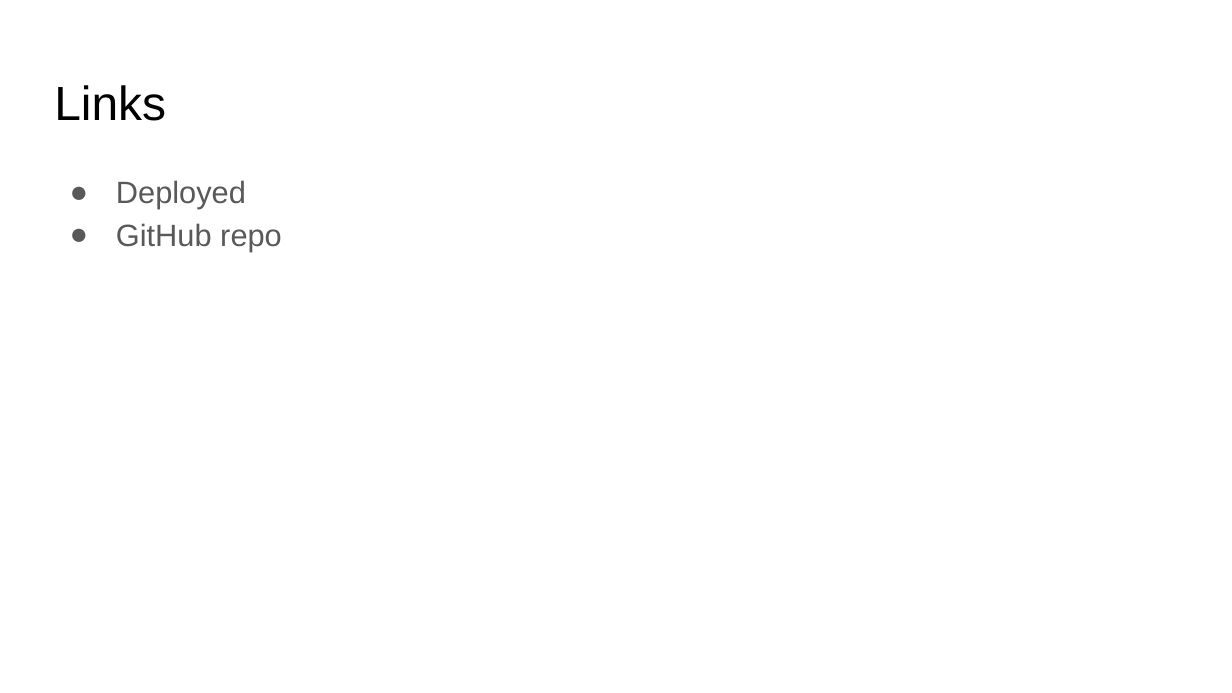
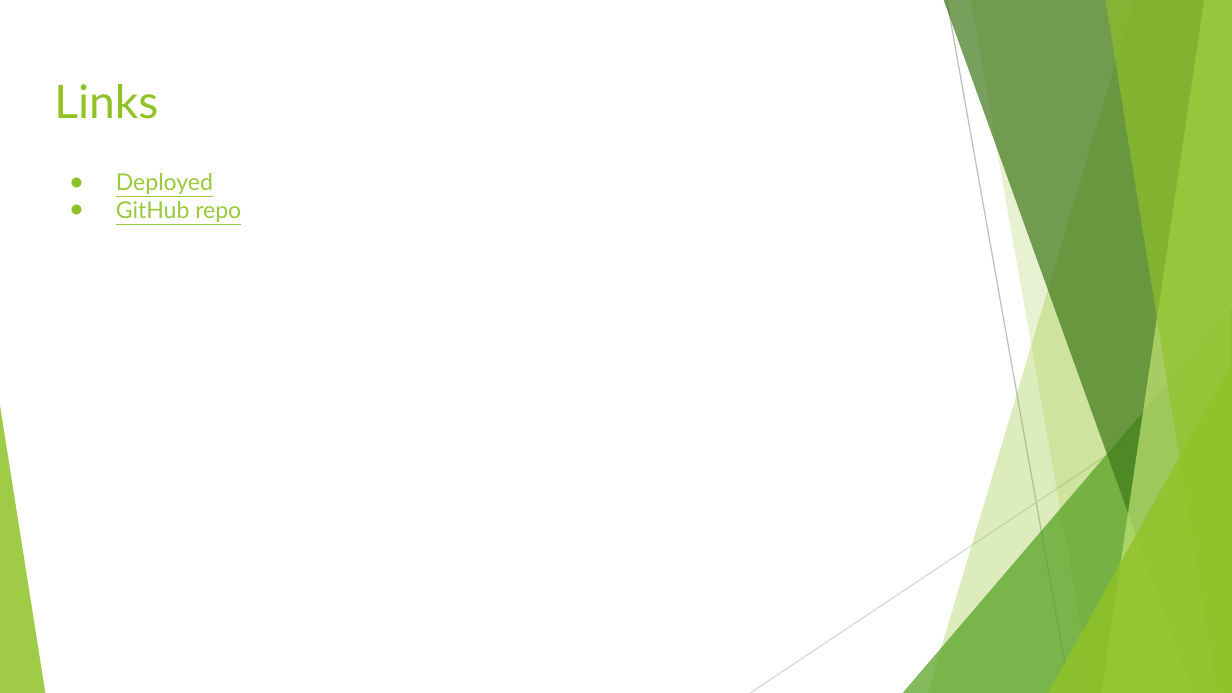
Before and after one commit to sigros02/Project1, a slide deck: slide 8 of assets/reference/Project Presentation Template.pptx (slide 7 before the commit). Drawn at 1232x693 pixels with LibreOffice and Linux fonts; fonts in the diff are those of the drawing. Boxes give left, top, right and bottom in pixels: in the first picture for what was removed or moved away, otherwise in the second. Text is boxed around its words. In the diff, an @@ line names an element or a change of style, - is before the commit and + after.

```diff
--- a/assets/reference/Project Presentation Template.pptx
+++ b/assets/reference/Project Presentation Template.pptx
@@ title "Links" at <box>54,84,158,119</box>: size 28 to 27 pt, font Arial to Lato, text colour #000000 to #90C226 @@
@@ text "Deployed" at <box>116,173,241,222</box>: size 18 to 13.5 pt, font Arial to Lato, text colour #595959 to #99CA3C, underline on; line spacing 1.15 to 1; bullet colour #595959 to #90C226 @@
@@ group added at <box>0,0,1232,693</box>: 5 freeform shapes, 3 triangles, 2 lines @@
```
Also in this commit, not shown: 5 other slides changed, 2 slides added, 1 slide removed, 2 other files.
